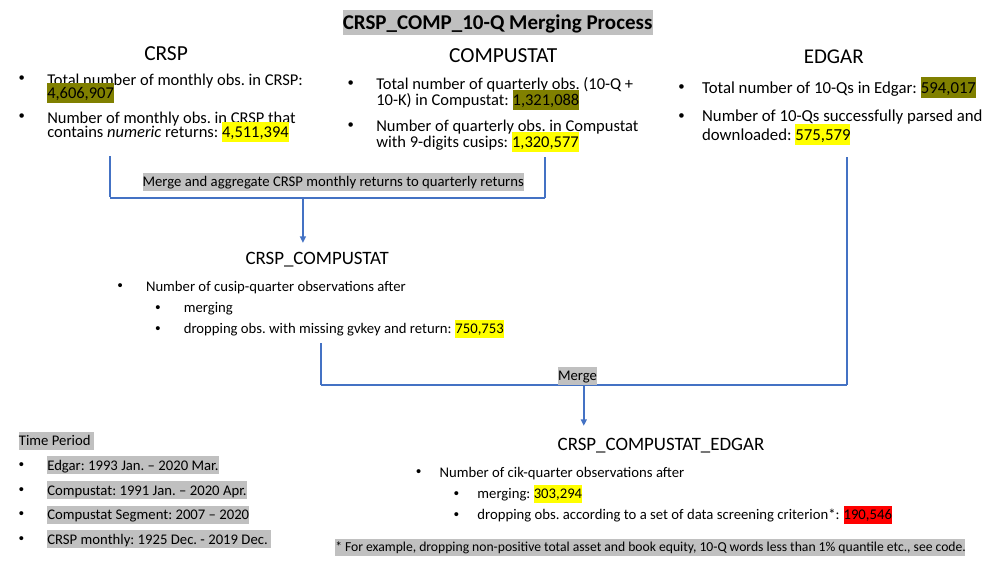
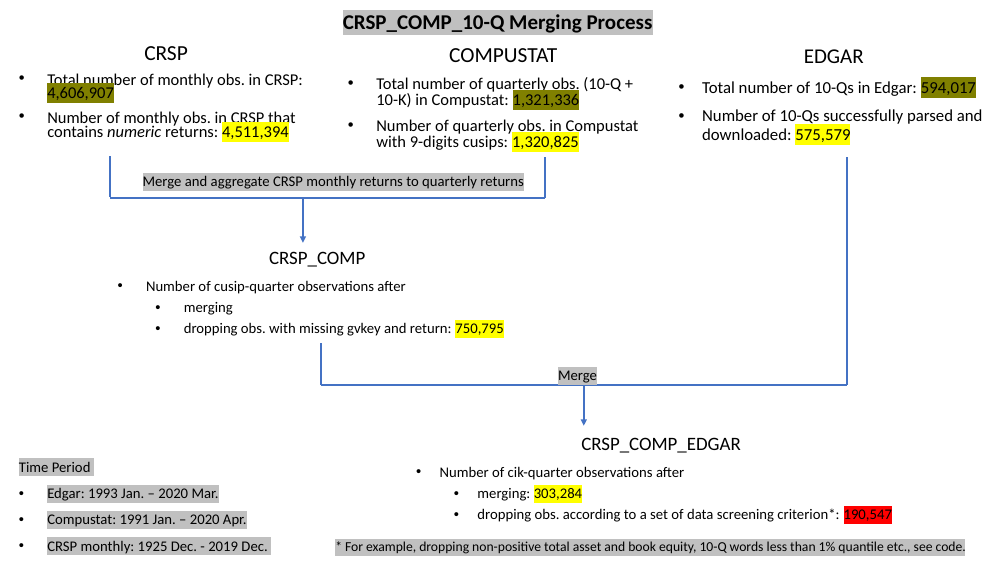
Before and after one commit to fengzhi22/narrative_conservatism, a slide deck: slide 2 of output/Figures.pptx. Drawn at 1008x567 pixels with LibreOffice and Linux fonts; fonts in the diff are those of the drawing. Boxes give left, top, right and bottom in pixels: in the first picture for what was removed or moved away, otherwise in the second. Text is boxed around its words. In the diff, an @@ line names an element or a change of style, - is before the commit and + after.

```diff
--- a/output/Figures.pptx
+++ b/output/Figures.pptx
@@ subtitle at (376,77,639,150): text changed @@
-• Total number of quarterly obs. (10-Q + 10-K) in Compustat: 1,321,088
-• Number of quarterly obs. in Compustat with 9-digits cusips: 1,320,577
+• Total number of quarterly obs. (10-Q + 10-K) in Compustat: 1,321,336
+• Number of quarterly obs. in Compustat with 9-digits cusips: 1,320,825
@@ text at (269,251,365,267): text changed @@
-CRSP_COMPUSTAT
+CRSP_COMP
@@ text at (184,322,503,336): text changed @@
-  • dropping obs. with missing gvkey and return: 750,753
+  • dropping obs. with missing gvkey and return: 750,795
@@ text at (581,437,741,453): text changed @@
-CRSP_COMPUSTAT_EDGAR
+CRSP_COMP_EDGAR
@@ text "Time Period": place and size @@
-text "Time Period" at (19,435,267,547)
+text "Time Period" at (19,462,267,554)
@@ text "Time Period" at (19,462,267,554): line spacing 0.8 to 0.9 @@
@@ text at (47,509,249,522): paragraph removed @@
-• Compustat Segment: 2007 – 2020
@@ text at (477,488,892,522): text changed @@
-  • merging: 303,294
-  • dropping obs. according to a set of data screening criterion*: 190,546
+  • merging: 303,284
+  • dropping obs. according to a set of data screening criterion*: 190,547
```
Also in this commit, not shown: 2 other slides changed, 1 slide added, 14 other files.
